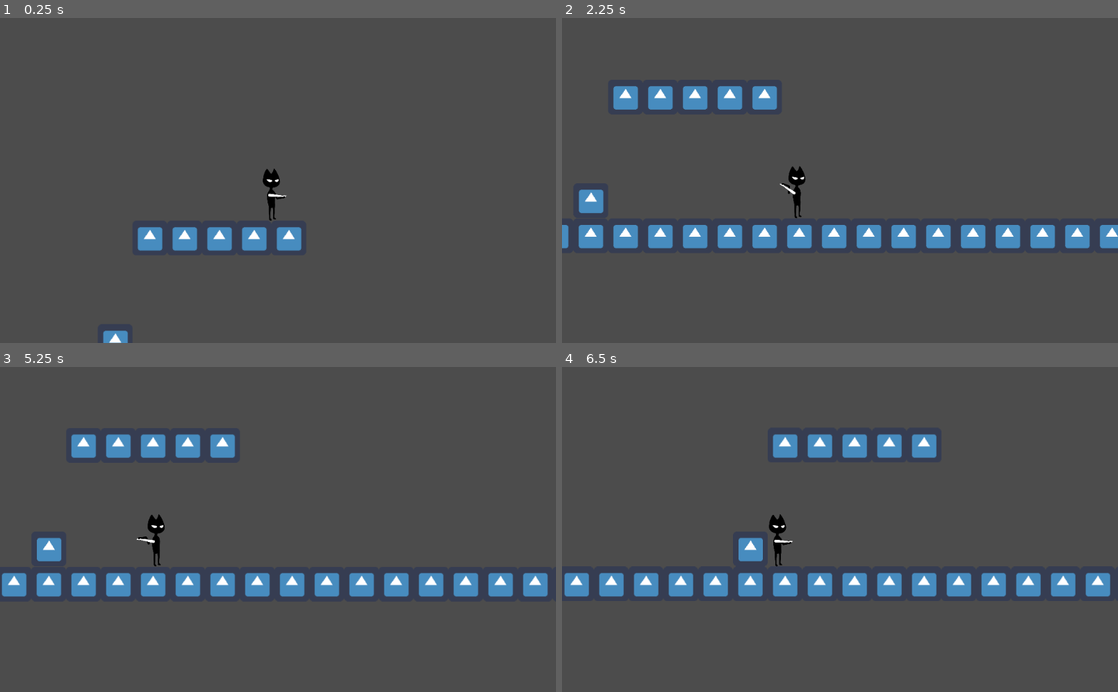
Above: before the commit, frames 1-4 (two rows, left to right).
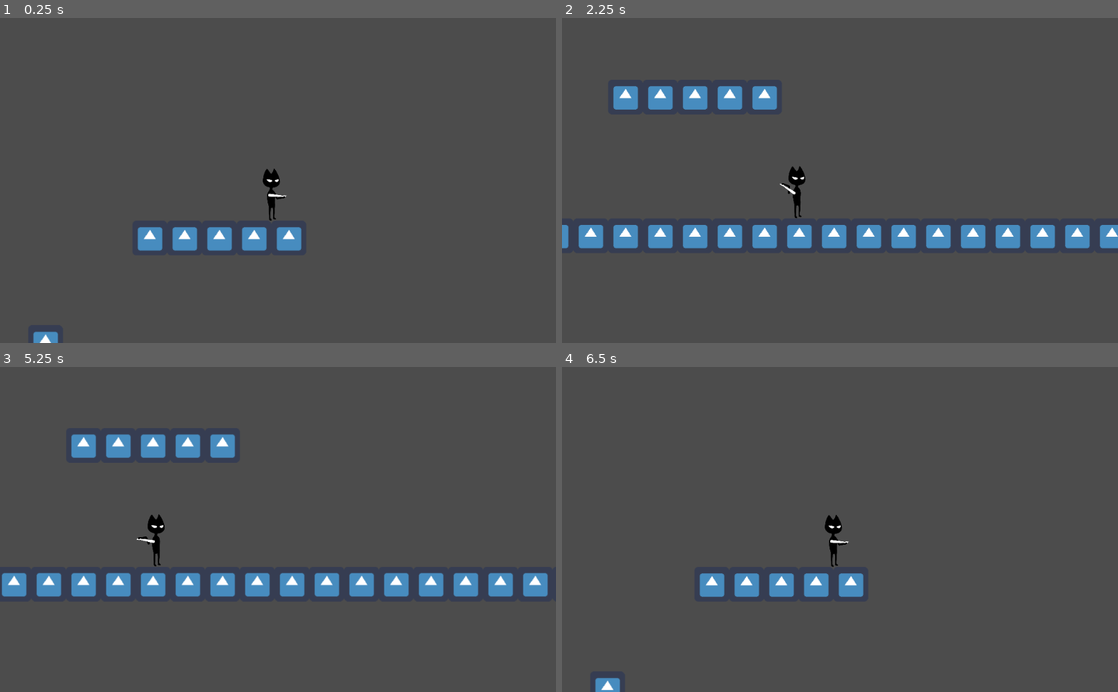
Above: after the commit, the same moments.

Repository: rudimentary-escapism/ld46
Game: Godot game, scene res://src/Level1.tscn
The game is run twice, just before and just after one commit, with the same random seed, the same clock (stepped at 60 frames per second) and the same inputs. The project has no main scene, so this scene is started directly. The engine's default icon, where the game draws it, is replaced by a stand-in: a white triangle on a blue panel in a dark square.
Inputs (mouse positions are in pixels of both pictures, inside the frame that each line leads up to):
- Up to frame 1 (0.25 s): no input
- Up to frame 2 (2.25 s): move the mouse to (962, 164) at 0.52 s; press the mouse at (962, 164) at 0.53 s; hold D (walk_right) 0.53-1.28 s; move the mouse to (728, 196) at 1.27 s; release the mouse at (728, 196) at 1.28 s; hold A (walk_left) 1.28-2.03 s; click (728, 196) at 1.35 s; move the mouse to (895, 109) at 2.02 s; press the mouse at (895, 109) at 2.03 s; hold D (walk_right) from 2.03 s (still down)
- Up to frame 3 (5.25 s): move the mouse to (250, 594) at 2.77 s; release the mouse at (250, 594) at 2.78 s; click (250, 594) at 2.85 s; move the mouse to (444, 578) at 3.52 s; release D (walk_right) at 3.53 s; press the mouse at (444, 578) at 3.53 s; hold A (walk_left) from 3.53 s (still down); move the mouse to (111, 480) at 4.27 s; release the mouse at (111, 480) at 4.28 s; click (111, 480) at 4.35 s; move the mouse to (305, 529) at 5.02 s; press the mouse at (305, 529) at 5.03 s
- Up to frame 4 (6.5 s): release A (walk_left) at 5.75 s; release the mouse at (867, 529) at 5.75 s; click (840, 539) at 5.75 s, where only the run after the commit has a clickable "Restart"

The runs differ from the first frame. In frame 1, 0.3% of the frame differs, in the area x 6-23%, y 96-100%; in frame 2, 0.3%; in frame 3, 0.3%; in frame 4, 7.2%, in the area x 0-99%, y 20-100%.

Commit message:
Add zombie enemy

Diff:
--- a/project.godot
+++ b/project.godot
@@ -8,9 +8,14 @@
 
 config_version=4
 
-_global_script_classes=[  ]
+_global_script_classes=[ {
+"base": "KinematicBody2D",
+"class": "Player",
+"language": "GDScript",
+"path": "res://src/Player.gd"
+} ]
 _global_script_class_icons={
-
+"Player": ""
 }
 
 [application]
--- /dev/null
+++ b/src/DeatchScreen.gd
@@ -0,0 +1,8 @@
+extends Control
+
+
+signal restart
+
+
+func _on_Button_button_up():
+    emit_signal("restart")
--- /dev/null
+++ b/src/DeatchScreen.tscn
@@ -0,0 +1,42 @@
+[gd_scene load_steps=2 format=2]
+
+[ext_resource path="res://src/DeatchScreen.gd" type="Script" id=1]
+
+[node name="DeatchScreen" type="Control"]
+anchor_right = 1.0
+anchor_bottom = 1.0
+script = ExtResource( 1 )
+__meta__ = {
+"_edit_use_anchors_": false
+}
+
+[node name="Background" type="ColorRect" parent="."]
+anchor_right = 1.0
+anchor_bottom = 1.0
+color = Color( 0, 0, 0, 1 )
+__meta__ = {
+"_edit_use_anchors_": false
+}
+
+[node name="Label" type="Label" parent="."]
+anchor_top = 0.5
+anchor_right = 1.0
+anchor_bottom = 0.5
+margin_top = -7.0
+margin_bottom = 7.0
+text = "You are dead"
+align = 1
+valign = 1
+
+[node name="Button" type="Button" parent="."]
+anchor_left = 0.5
+anchor_top = 0.5
+anchor_right = 0.5
+anchor_bottom = 0.5
+margin_left = -29.5651
+margin_top = 10.1683
+margin_right = 27.4349
+margin_bottom = 30.1683
+mouse_default_cursor_shape = 2
+text = "Restart"
+[connection signal="button_up" from="Button" to="." method="_on_Button_button_up"]
--- a/src/Enemy.gd
+++ b/src/Enemy.gd
@@ -1,10 +1,33 @@
-extends StaticBody2D
+extends KinematicBody2D
 
 signal shot_down
 
+export (int) var run_speed := 100
+
+var player: Player = null
+
 func _ready() -> void:
     connect("shot_down", self, "_on_shot_down")
+    $VisionZone.connect("body_entered", self, "_on_VisionZone_body_entered")
+    $AttackZone.connect("body_entered", self, "_on_AttackZone_body_entered")
+
+func _physics_process(delta):
+    var velocity = Vector2.ZERO
+    if player:
+        velocity = position.direction_to(player.position) * run_speed
+        velocity.y = 0
+    velocity = move_and_slide(velocity)
 
 
 func _on_shot_down() -> void:
     queue_free()
+
+
+func _on_VisionZone_body_entered(body: Node) -> void:
+    if body is Player:
+        player = body
+
+
+func _on_AttackZone_body_entered(body: Node) -> void:
+    if body is Player:
+        body.emit_signal("attacked")
--- /dev/null
+++ b/src/Enemy.tscn
@@ -0,0 +1,34 @@
+[gd_scene load_steps=6 format=2]
+
+[ext_resource path="res://icon.png" type="Texture" id=1]
+[ext_resource path="res://src/Enemy.gd" type="Script" id=2]
+
+[sub_resource type="RectangleShape2D" id=1]
+extents = Vector2( 31.6696, 30.846 )
+
+[sub_resource type="CapsuleShape2D" id=2]
+radius = 57.0602
+height = 365.573
+
+[sub_resource type="CircleShape2D" id=3]
+radius = 39.5829
+
+[node name="Enemy" type="KinematicBody2D"]
+script = ExtResource( 2 )
+
+[node name="Sprite" type="Sprite" parent="."]
+texture = ExtResource( 1 )
+
+[node name="CollisionShape2D" type="CollisionShape2D" parent="."]
+shape = SubResource( 1 )
+
+[node name="VisionZone" type="Area2D" parent="."]
+
+[node name="CollisionShape2D" type="CollisionShape2D" parent="VisionZone"]
+rotation = 1.5708
+shape = SubResource( 2 )
+
+[node name="AttackZone" type="Area2D" parent="."]
+
+[node name="CollisionShape2D" type="CollisionShape2D" parent="AttackZone"]
+shape = SubResource( 3 )
--- /dev/null
+++ b/src/Level.gd
@@ -0,0 +1,9 @@
+extends Node2D
+
+
+func _on_Player_attacked():
+    $CanvasLayer/DeatchScreen.visible = true
+
+
+func _on_DeatchScreen_restart():
+    get_tree().reload_current_scene()
--- a/src/Level1.tscn
+++ b/src/Level1.tscn
@@ -1,8 +1,10 @@
-[gd_scene load_steps=7 format=2]
+[gd_scene load_steps=8 format=2]
 
 [ext_resource path="res://icon.png" type="Texture" id=1]
 [ext_resource path="res://src/Player.tscn" type="PackedScene" id=2]
-[ext_resource path="res://src/Enemy.gd" type="Script" id=3]
+[ext_resource path="res://src/Enemy.tscn" type="PackedScene" id=3]
+[ext_resource path="res://src/DeatchScreen.tscn" type="PackedScene" id=4]
+[ext_resource path="res://src/Level.gd" type="Script" id=5]
 
 [sub_resource type="ConvexPolygonShape2D" id=2]
 points = PoolVector2Array( 64, 64, 0, 64, 0, 0, 64, 0 )
@@ -30,10 +32,8 @@
 } ]
 0/z_index = 0
 
-[sub_resource type="RectangleShape2D" id=3]
-extents = Vector2( 31.6696, 30.846 )
-
 [node name="Level1" type="Node2D"]
+script = ExtResource( 5 )
 
 [node name="TileMap" type="TileMap" parent="."]
 tile_set = SubResource( 1 )
@@ -45,12 +45,12 @@
 gravity = 1000
 friction = 0.5
 
-[node name="Enemy" type="StaticBody2D" parent="."]
-position = Vector2( -223.579, 351.103 )
-script = ExtResource( 3 )
+[node name="Enemy" parent="." instance=ExtResource( 3 )]
+position = Vector2( -352.439, 353.533 )
 
-[node name="Sprite" type="Sprite" parent="Enemy"]
-texture = ExtResource( 1 )
+[node name="CanvasLayer" type="CanvasLayer" parent="."]
 
-[node name="CollisionShape2D" type="CollisionShape2D" parent="Enemy"]
-shape = SubResource( 3 )
+[node name="DeatchScreen" parent="CanvasLayer" instance=ExtResource( 4 )]
+visible = false
+[connection signal="attacked" from="Player" to="." method="_on_Player_attacked"]
+[connection signal="restart" from="CanvasLayer/DeatchScreen" to="." method="_on_DeatchScreen_restart"]
--- a/src/Player.gd
+++ b/src/Player.gd
@@ -1,6 +1,8 @@
+class_name Player
 extends KinematicBody2D
 
 signal shot
+signal attacked
 
 export (int) var speed := 1200
 export (int) var jump_speed := -1800
@@ -9,6 +11,12 @@
 export (float, 0, 1.0) var acceleration := 0.25
 
 var velocity := Vector2.ZERO
+
+#func _ready() -> void:
+#    connect("attacked", self, "_on_attacked")
+#
+#func _on_attacked() -> void:
+#    queue_free()
 
 func _input(event: InputEvent) -> void:
     if event.is_action_pressed("fire"):
